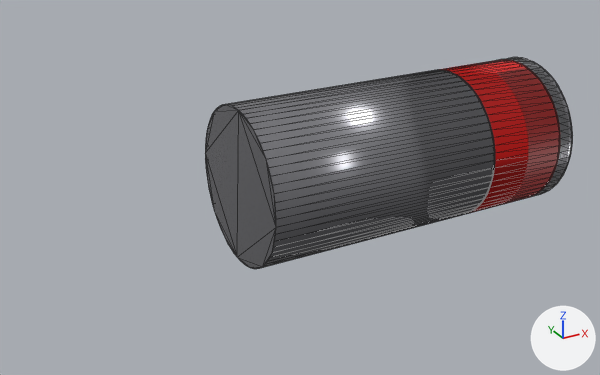
The OBJ model models/main_shaft/rotor_lock_pin.obj, before and after one commit.
Both versions are drawn from a 50 mm lens placed at (-0.369, -0.376, 0.18), pointed at (-0.161, 0.002, -0.009). Lighting does not change. The marker at lower right points along +X, +Y and +Z. The older version comes first. Mesh edges are drawn as thin lines. Where no turn or scale is listed for an object, it has been applied to the vertices. Vertices at exactly the same position are counted once.

Before the edit, the objects in view are built like this:
```python
me_rotor_lock_pin = bpy.data.meshes.new('rotor_lock_pin')
me_rotor_lock_pin.from_pydata(...)  # 256 vertices, 756 faces; spans x -0.2..0.0, y -0.045..0.045, z -0.045..0.045
# faces by material slot: [504, 252]
me_rotor_lock_pin.materials.append(mat_pipe_steel)  # grey #99999e
me_rotor_lock_pin.materials.append(mat_alarm_red)  # red #d90d08
ob_rotor_lock_pin = bpy.data.objects.new('rotor_lock_pin', me_rotor_lock_pin)
ob_rotor_lock_pin.location = (0.0, 0.0, 0.0)
```
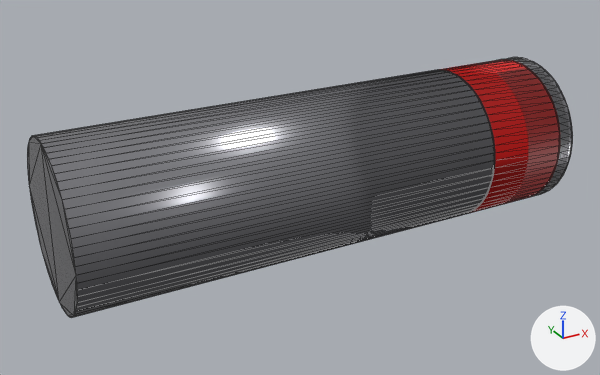
Pixel boxes [x1, y1, x2, y2] of what changed, in the pictures (600 x 375 px; the box of a moved part takes in the faces that stretch with it):
'rotor_lock_pin', reshaped (48% wider, 23% taller): before [205, 57, 573, 269]; after [27, 57, 573, 318]
part 1 of me_rotor_lock_pin, moved or reshaped: before [205, 76, 495, 269]; after [27, 76, 495, 318]

Diff of the bpy script that builds the scene:
```diff
--- a/models/main_shaft/rotor_lock_pin.obj.py
+++ b/models/main_shaft/rotor_lock_pin.obj.py
@@ me_rotor_lock_pin @@
 # used by ob_rotor_lock_pin; location = (0.0, 0.0, 0.0)
-me_rotor_lock_pin.from_pydata(...)  # 256 vertices, 756 faces; spans x -0.2..0.0, y -0.045..0.045, z -0.045..0.045
+me_rotor_lock_pin.from_pydata(...)  # 256 vertices, 756 faces; spans x -0.3..0.0, y -0.045..0.045, z -0.045..0.045
+# me_rotor_lock_pin part 1: all 64 vertices in x -0.2, y -0.045..0.045, z -0.045..0.045 are moved by (-0.1, 0.0, 0.0)
 me_rotor_lock_pin.materials.append(mat_pipe_steel)
```
